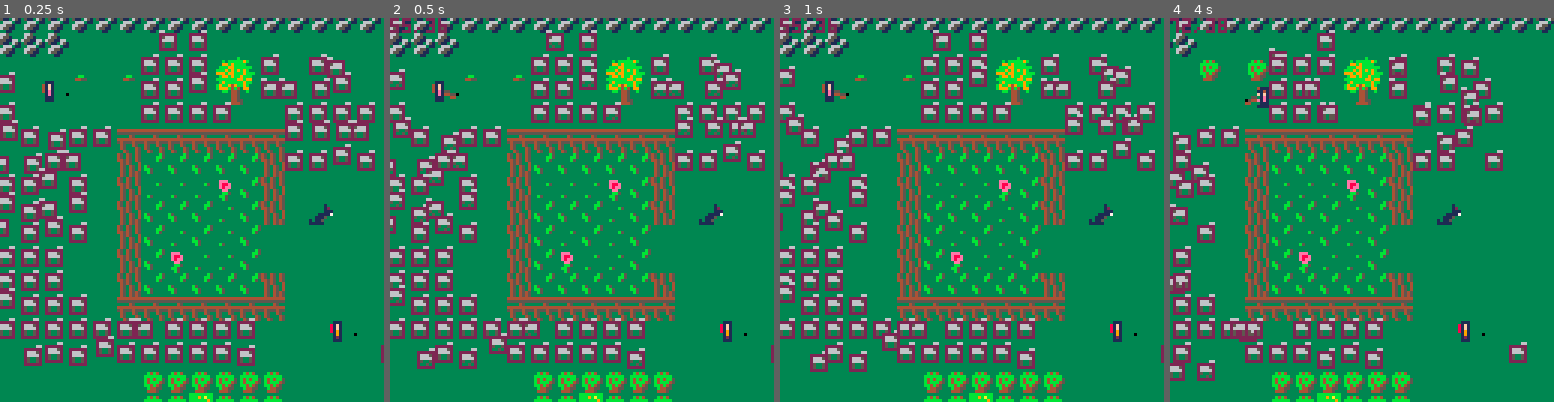
Above: before the commit, frames 1-4 (left to right).
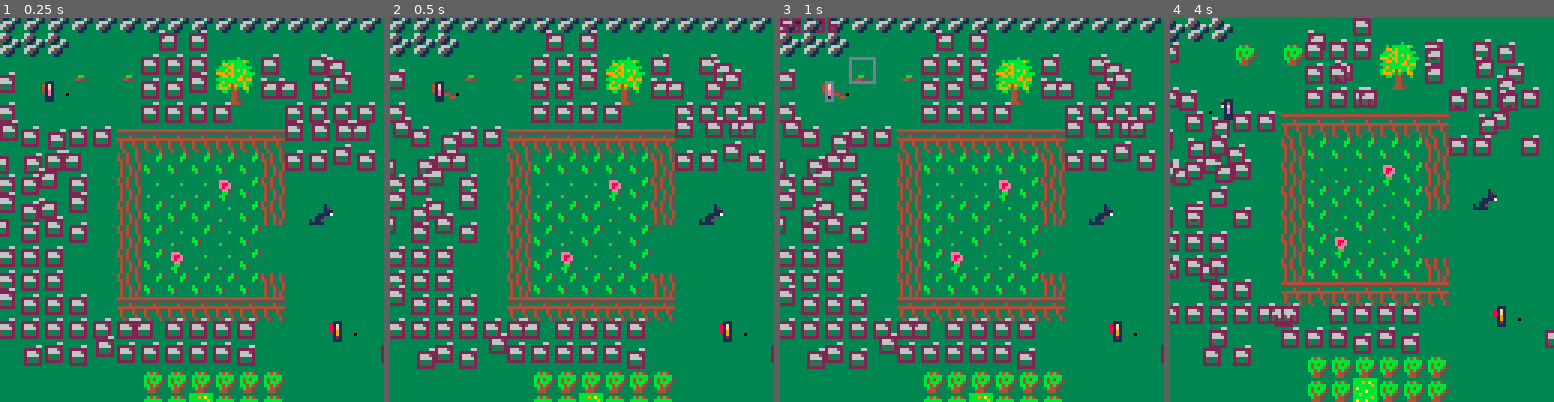
Above: after the commit, the same moments.

Repository: sdegutis/shepherdgame.com
Game: PICO-8 cartridge sheep.p8
Same seed, same stepped clock (60 frames per second), same inputs: the game is played once before the commit and once after it.
Inputs:
- Up to frame 1 (0.25 s): no input
- Up to frame 2 (0.5 s): tap X (X key) at 0.33 s
- Up to frame 3 (1 s): no input
- Up to frame 4 (4 s): tap X (X key) at 1.07, 1.85, 2.97 s; hold Right 1.6-2.1 s; hold Up 2.15-2.42 s; hold Right 2.47-3.03 s; hold Left 3.08-3.58 s; hold Down 3.63-3.97 s

Frame 1 is identical in both runs. In frame 2, 0.3% of the frame differs, in the area x 0-15%, y 0-4%; in frame 3, 5.0%; in frame 4, 45%, in the area x 0-100%, y 0-100%.

Commit message:
Ahh, I think that was it, we just need to check further to the left of the pixel's top-left cell

Diff:
--- a/sheep.p8
+++ b/sheep.p8
@@ -343,8 +343,8 @@
 	flip()
 
 	-- check 4-cell grid (sqr)
-	for x1=0,1 do
-		for y1=0,1 do
+	for x1=-1,1 do
+		for y1=-1,1 do
 			local x=tlx+x1*8
 			local y=tly+y1*8
 			local i = emapi({x=x,y=y})
